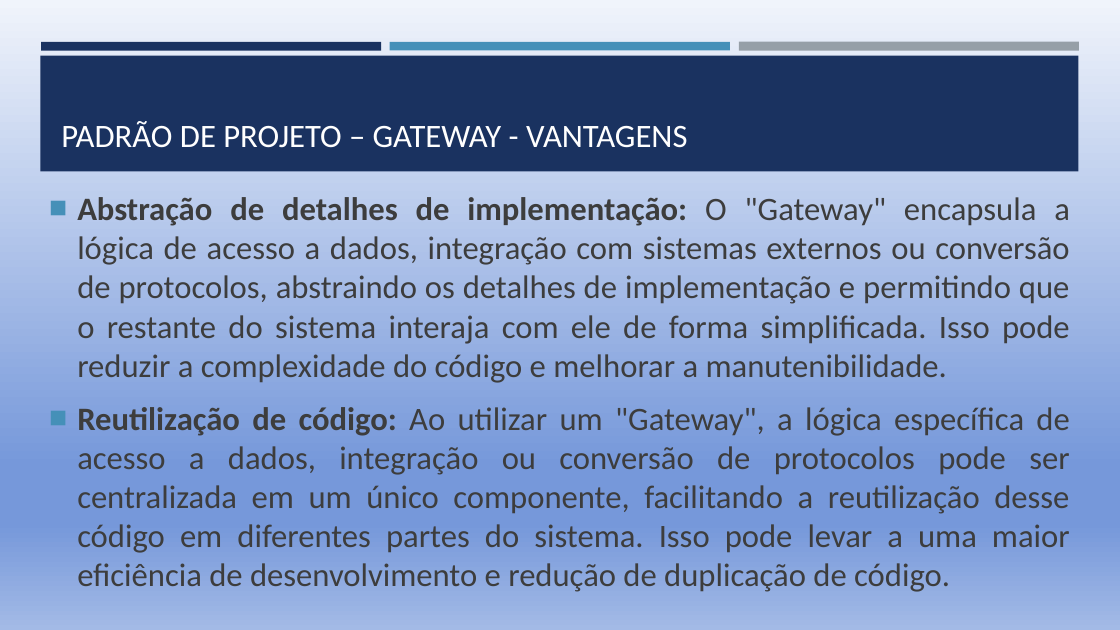
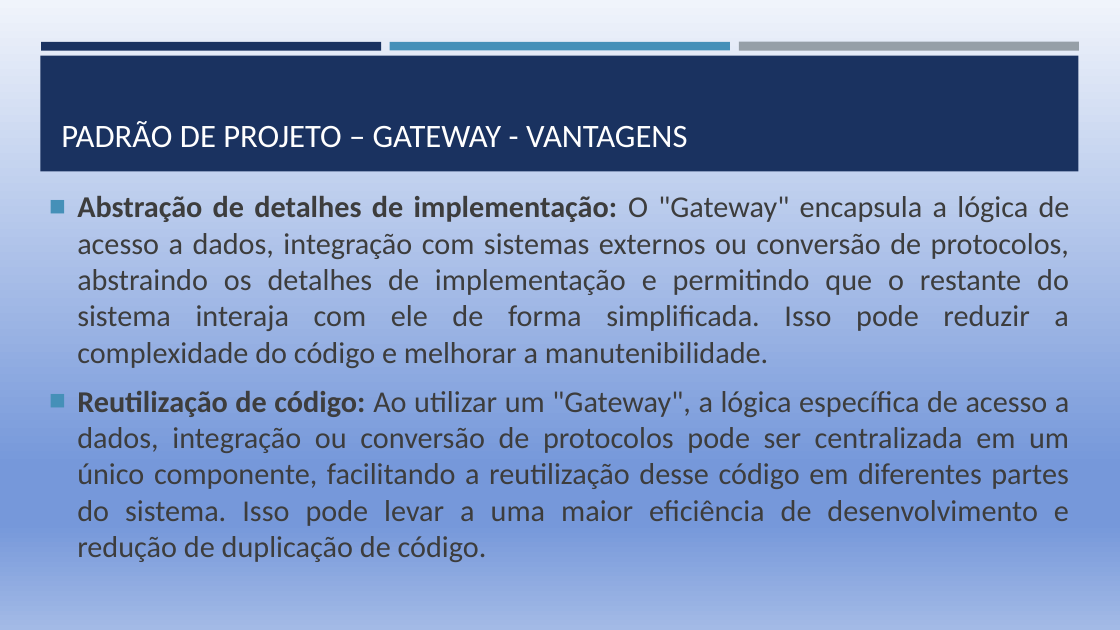
Before and after one commit to leo-valadao/TDE-Arquitetura-Software, a slide deck: slide 30 of PADRAO DE PROJETO_TDE.pptx. Drawn at 1120x630 pixels with LibreOffice and Linux fonts; fonts in the diff are those of the drawing. Boxes give left, top, right and bottom in pixels: in the first picture for what was removed or moved away, otherwise in the second. Text is boxed around its words. In the diff, an @@ line names an element or a change of style, - is before the commit and + after.

```diff
--- a/PADRAO DE PROJETO_TDE.pptx
+++ b/PADRAO DE PROJETO_TDE.pptx
@@ text "Abstração de detalhes de implementação: ..." at <box>77,196,1070,562</box>: size 28 to 25.9 pt @@
```
Also in this commit, not shown: 4 other slides changed, 1 other file.
